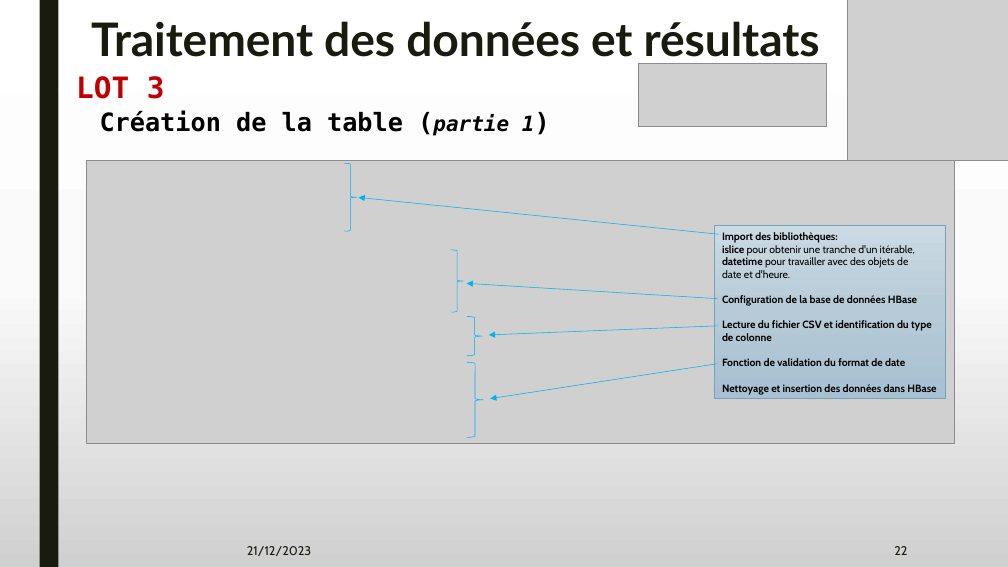
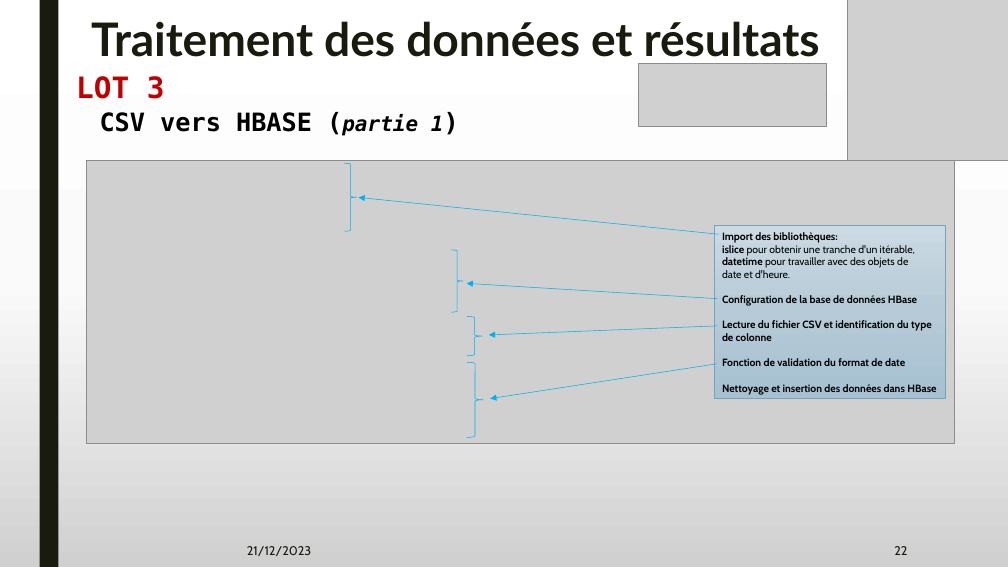
Before and after one commit to Noetiks/Projet-Final, a slide deck: slide 22 of Projet_BigData_Groupe3.pptx. Drawn at 1008x567 pixels with LibreOffice and Linux fonts; fonts in the diff are those of the drawing; grey boxes stand for pictures. Boxes give left, top, right and bottom in pixels: in the first picture for what was removed or moved away, otherwise in the second. Text is boxed around its words. In the diff, an @@ line names an element or a change of style, - is before the commit and + after.

```diff
--- a/Projet_BigData_Groupe3.pptx
+++ b/Projet_BigData_Groupe3.pptx
@@ text at [100, 112, 444, 136]: text changed @@
-Création de la table (partie 1)
+CSV vers HBASE (partie 1)
```
Also in this commit, not shown: 4 other slides changed.
